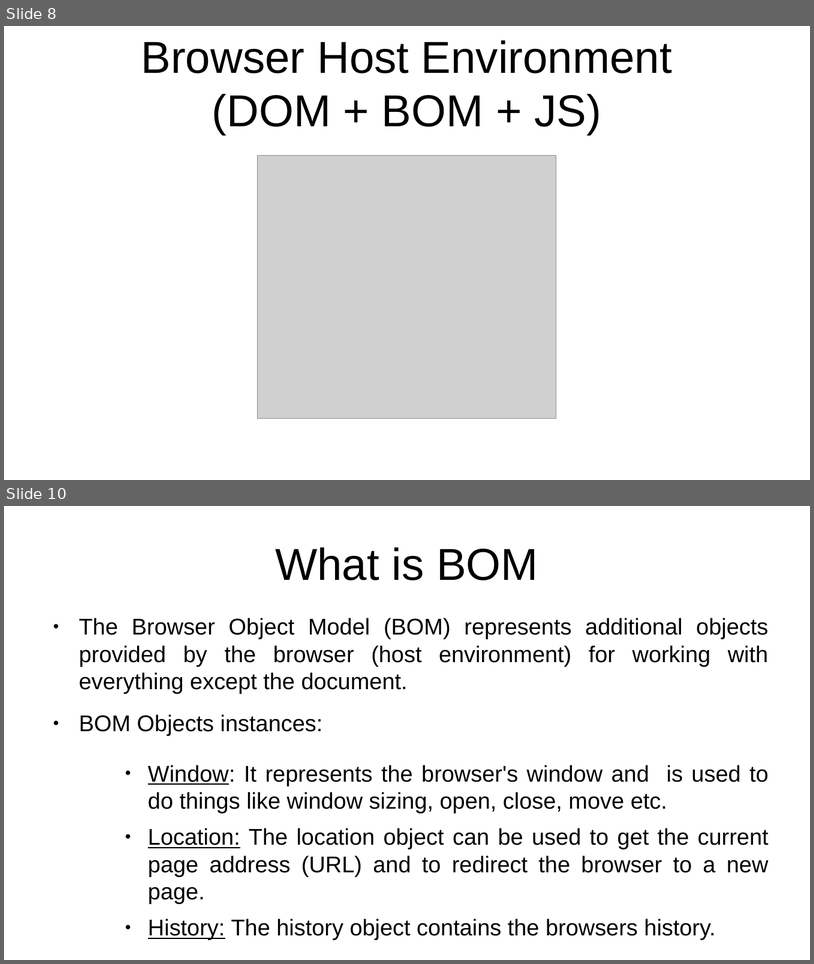
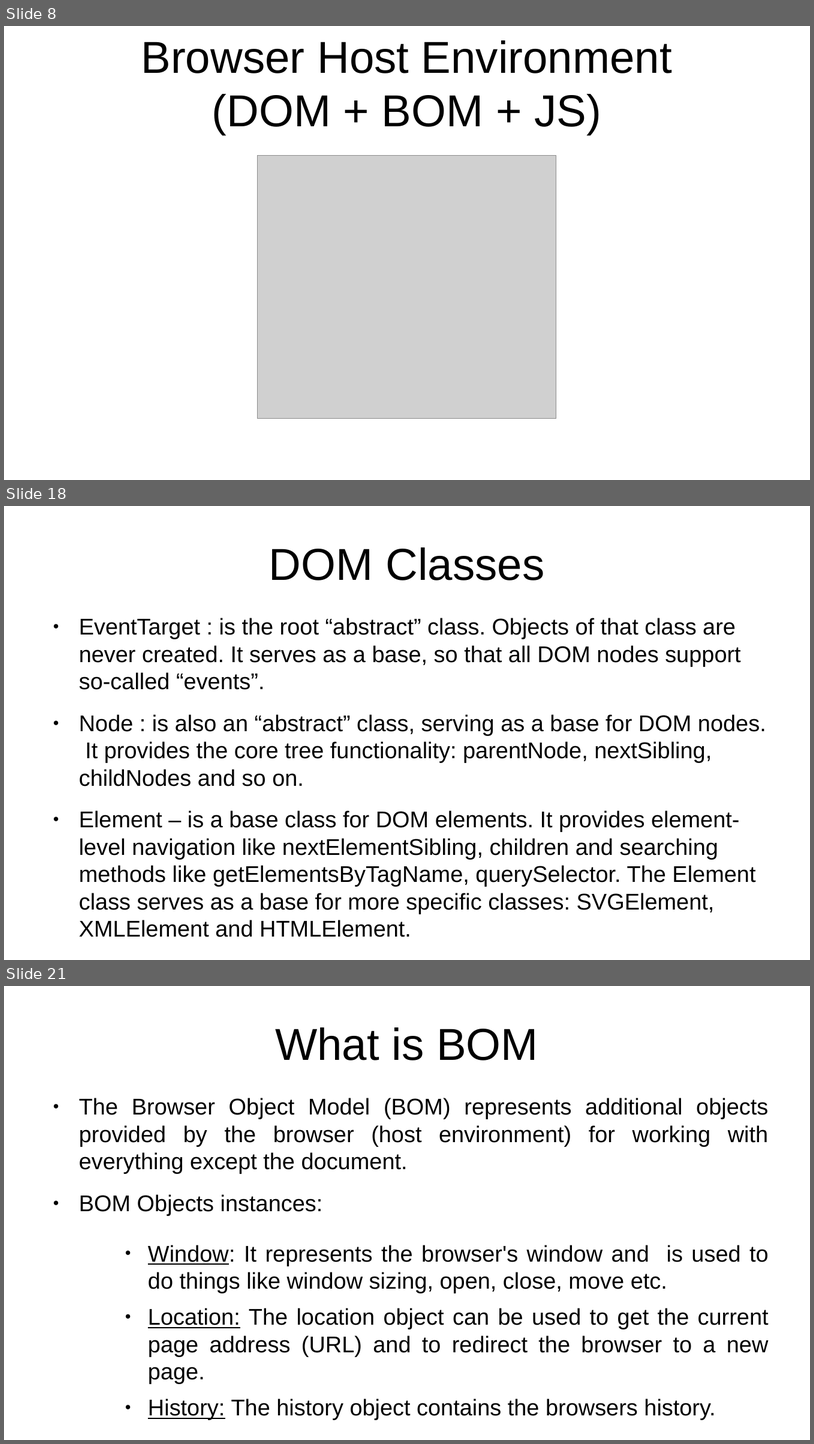
Before and after one commit to rajeshchauhan23102008/documents, a slide deck: src/courses/javascript/Javascript - No Theme.odp. Shown one above the other, each under a label of ours: slides 8 and 10 before the commit, slides 8, 18 and 21 after it; the slides between them are not shown. The pictures are 814x964 and 814x1444 pixels, drawn with LibreOffice and Linux fonts; fonts in the diff are those of the drawing; grey boxes stand for pictures. Boxes give left, top, right and bottom in pixels: in the first picture for what was removed or moved away, otherwise in the second. Text is boxed around its words. In the diff, an @@ line names an element or a change of style, - is before the commit and + after.

```diff
--- a/src/courses/javascript/Javascript - No Theme.odp
+++ b/src/courses/javascript/Javascript - No Theme.odp
@@ slide 18 added at (4,506,810,960), background #FFFFFF @@
@@ title added at (269,547,545,580), 44 pt, text #000000 @@
+DOM Classes
@@ text added at (79,618,767,937), 22.4 pt, text #000000 @@
+● EventTarget : is the root “abstract” class. Objects of that class are never created. It serves as a base, so that all DOM nodes support so-called “events”.
+● Node : is also an “abstract” class, serving as a base for DOM nodes. It provides the core tree functionality: parentNode, nextSibling, childNodes and so on.
+● Element – is a base class for DOM elements. It provides element-level navigation like nextElementSibling, children and searching methods like getElementsByTagName, querySelector. The Element class serves as a base for more specific classes: SVGElement, XMLElement and HTMLElement.
@@ what was slide 10 is now slide 21 @@
```
Also in this commit, not shown: 4 slides changed, 9 other slides added, 3 other files.
